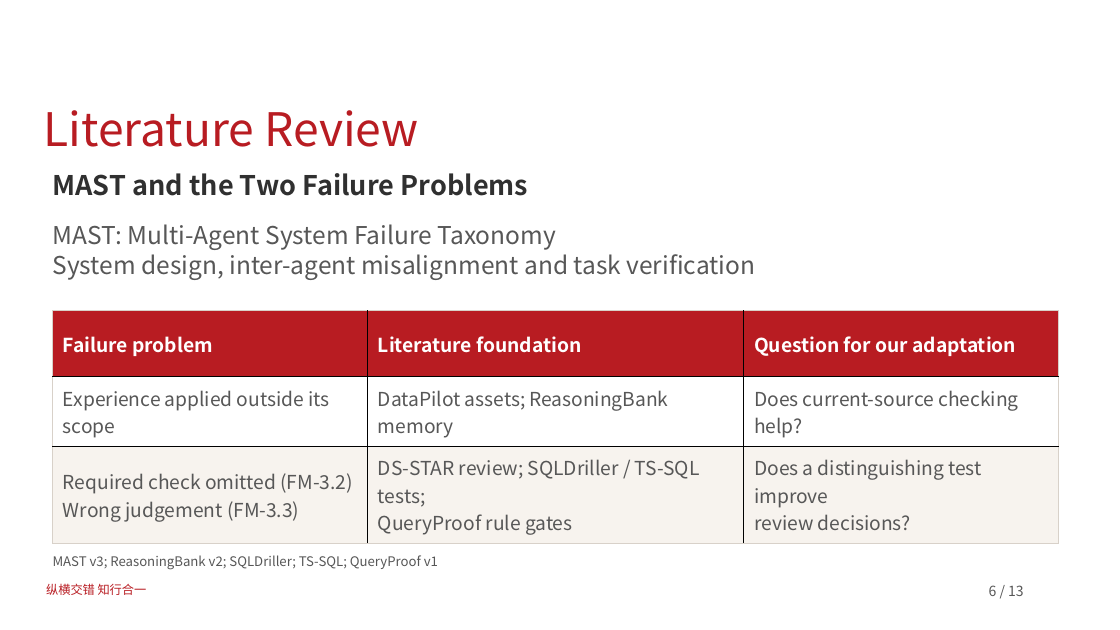
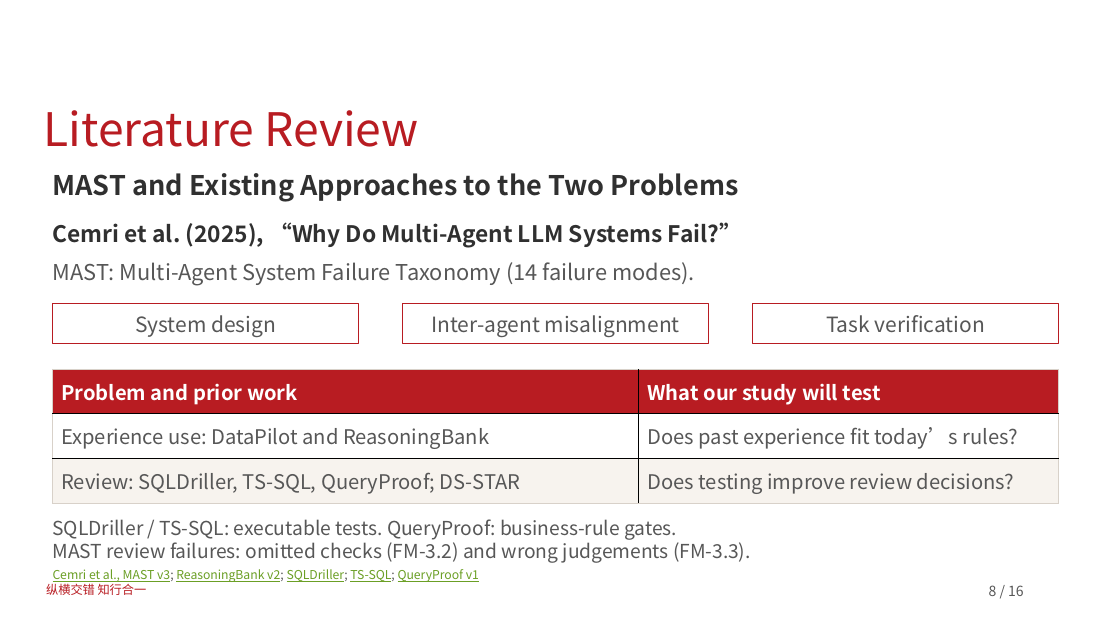
Before and after one commit to dushamishkin/mib-thesis, a slide deck: slide 8 of proposal/defense/Mikhail_Dushkin_Proposal_Defense.pptx (slide 6 before the commit). Drawn at 1120x630 pixels with LibreOffice and Linux fonts; fonts in the diff are those of the drawing; background and template pictures are left out. Boxes give left, top, right and bottom in pixels: in the first picture for what was removed or moved away, otherwise in the second. Text is boxed around its words. In the diff, an @@ line names an element or a change of style, - is before the commit and + after.

Commit message:
Clarify defense narrative, visual examples and business value

```diff
--- a/proposal/defense/Mikhail_Dushkin_Proposal_Defense.pptx
+++ b/proposal/defense/Mikhail_Dushkin_Proposal_Defense.pptx
@@ text at (53, 173, 739, 202): text changed @@
-MAST and the Two Failure Problems
+MAST and Existing Approaches to the Two Problems
@@ text at (53, 222, 742, 248): text changed; size 21 to 19.5 pt; text colour #575757 to #303030; bold on @@
-MAST: Multi-Agent System Failure Taxonomy
-System design, inter-agent misalignment and task verification
+Cemri et al. (2025), “Why Do Multi-Agent LLM Systems Fail?”
@@ text added at (53, 262, 695, 286), 18.8 pt, text #575757 @@
+MAST: Multi-Agent System Failure Taxonomy (14 failure modes).
@@ rectangle added at (52, 303, 359, 344), fill #FFFFFF, outline #B81C22 1.05 pt, 18 pt, text #575757 @@
+System design
@@ rectangle added at (402, 303, 709, 344), fill #FFFFFF, outline #B81C22 1.05 pt, 18 pt, text #575757 @@
+Inter-agent misalignment
@@ rectangle added at (753, 303, 1060, 344), fill #FFFFFF, outline #B81C22 1.05 pt, 18 pt, text #575757 @@
+Task verification
@@ table at (52, 370, 1059, 503) @@
-column 1: Failure problem | Experience applied outside its scope | Required check omitted (FM-3.2) / Wrong judgement (FM-3.3)
-column 2: Literature foundation | DataPilot assets; ReasoningBank memory | DS-STAR review; SQLDriller / TS-SQL tests; / QueryProof rule gates
-column 3: Question for our adaptation | Does current-source checking help? | Does a distinguishing test improve / review decisions?
+column 1: Problem and prior work | Experience use: DataPilot and ReasoningBank | Review: SQLDriller, TS-SQL, QueryProof; DS-STAR
+column 2: What our study will test | Does past experience fit today’s rules? | Does testing improve review decisions?
@@ table: place and size @@
-table at (52, 311, 1059, 539)
+table at (52, 370, 1059, 503)
@@ text added at (53, 519, 751, 563), 16.5 pt, text #575757 @@
+SQLDriller / TS-SQL: executable tests. QueryProof: business-rule gates.
+MAST review failures: omitted checks (FM-3.2) and wrong judgements (FM-3.3).
@@ text at (53, 569, 479, 582): text changed; size 11.2 to 10.5 pt; text colour #575757 to #6B9F25 @@
-MAST v3; ReasoningBank v2; SQLDriller; TS-SQL; QueryProof v1
+Cemri et al., MAST v3; ReasoningBank v2; SQLDriller; TS-SQL; QueryProof v1
@@ text at (989, 585, 1024, 596): text changed @@
-6 / 13
+8 / 16
```
Also in this commit, not shown: 5 other slides changed, 9 slides added, 11 slides removed, 7 other files.
